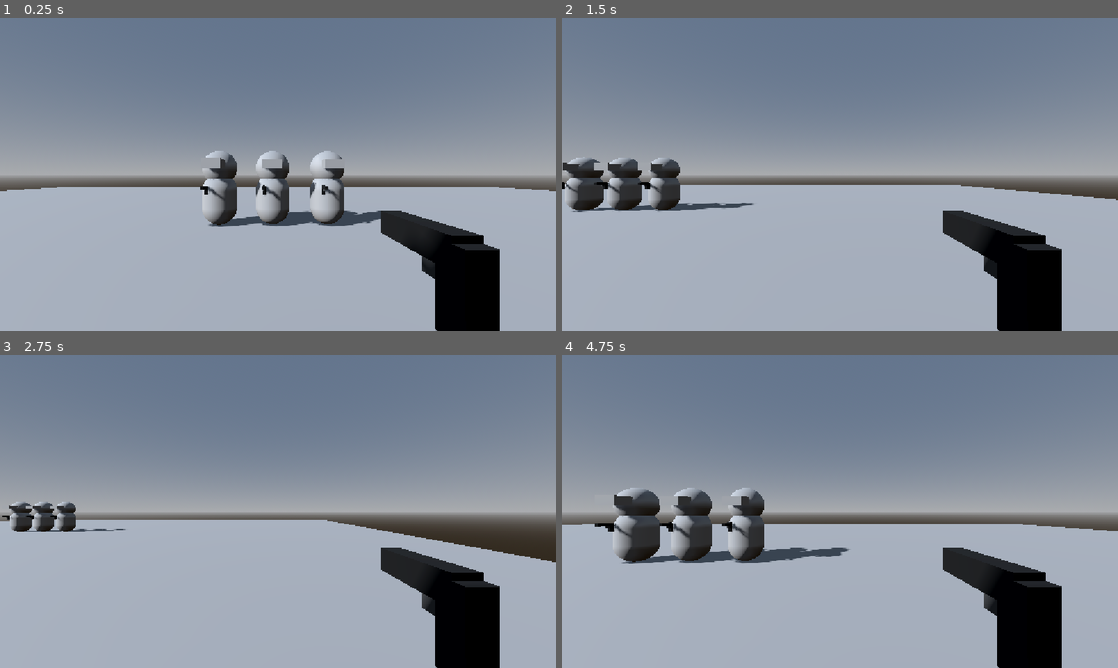
Above: before the commit, frames 1-4 (two rows, left to right).
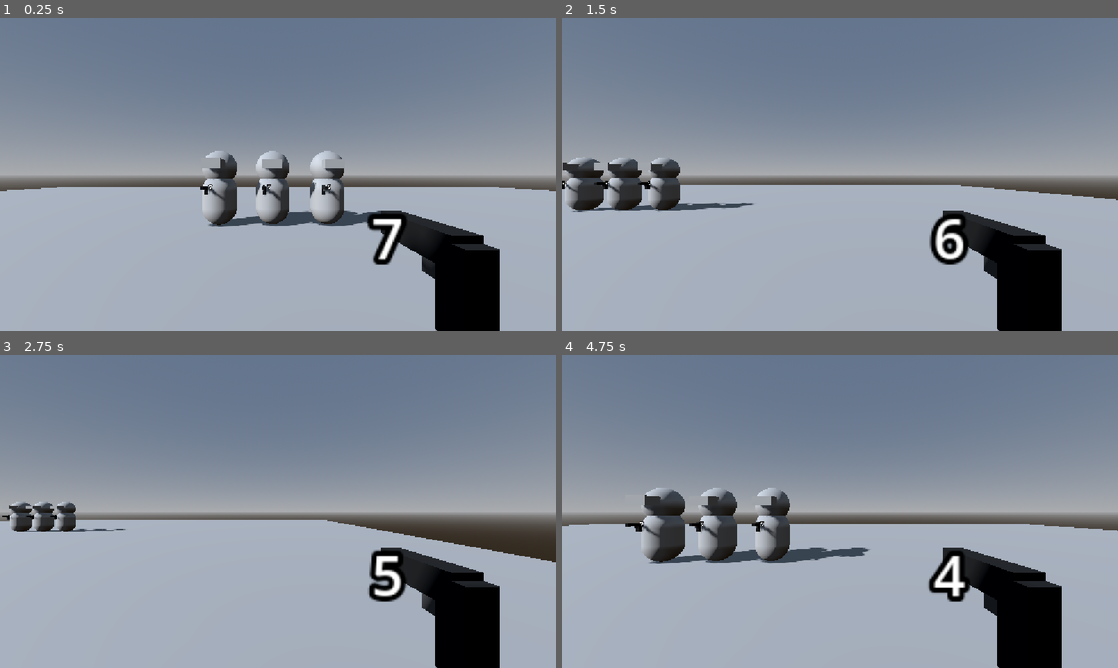
Above: after the commit, the same moments.

Repository: TdoggTH/Barrell-Game
Game: Godot game, scene res://root.tscn
Two runs of this game, one before a commit and one after it. Both use one fixed random seed, a clock stepped at 60 frames per second and the inputs below.
Inputs (mouse positions are in pixels of both pictures, inside the frame that each line leads up to):
- Up to frame 1 (0.25 s): no input
- Up to frame 2 (1.5 s): tap Enter at 0.5 s; move the mouse to (962, 158) at 0.52 s; press the mouse at (962, 158) at 0.53 s; hold D (move_right) 0.53-1.28 s; move the mouse to (728, 190) at 1.27 s; release the mouse at (728, 190) at 1.28 s; hold S (move_back) from 1.28 s (still down); click (728, 190) at 1.35 s
- Up to frame 3 (2.75 s): move the mouse to (333, 442) at 2.02 s; release S (move_back) at 2.03 s; press the mouse at (333, 442) at 2.03 s; hold D (move_right) from 2.03 s (still down)
- Up to frame 4 (4.75 s): move the mouse to (812, 574) at 2.77 s; release D (move_right) at 2.78 s; release the mouse at (812, 574) at 2.78 s; hold W (move_forward) 2.78-3.53 s; click (812, 574) at 2.85 s; move the mouse to (1006, 558) at 3.52 s; press the mouse at (1006, 558) at 3.53 s; hold A (move_left) from 3.53 s (still down); tap R (reload) at 4.15 s; move the mouse to (673, 464) at 4.27 s; release the mouse at (673, 464) at 4.28 s; click (673, 464) at 4.35 s

The runs differ from the first frame. In frame 1, 0.7% of the frame differs, in the area x 37-73%, y 53-79%; in frame 2, 0.9%; in frame 3, 0.9%; in frame 4, 7.6%, in the area x 0-100%, y 42-82%.
Error before the commit: Invalid call. Nonexistent function 'reload' in base 'Node3D (gun.gd)'. (res://Player/player.gd:19)

Commit message:
got most of the gun done, need to get damage done

Diff:
--- a/game-files/Enemies/basic-enemy.tscn
+++ b/game-files/Enemies/BasicEnemy.tscn
@@ -1,7 +1,7 @@
 [gd_scene format=3 uid="uid://b1m0h02g35vjy"]
 
-[ext_resource type="Script" uid="uid://bfwbfo5tnipio" path="res://Enemies/enemy-behaviour.gd" id="1_naotq"]
-[ext_resource type="PackedScene" uid="uid://cssrijsjd66mp" path="res://Entities/gun.tscn" id="2_rwafm"]
+[ext_resource type="Script" uid="uid://bfwbfo5tnipio" path="res://Enemies/EnemyBehaviour.gd" id="1_naotq"]
+[ext_resource type="PackedScene" uid="uid://cssrijsjd66mp" path="res://Entities/Gun.tscn" id="2_rwafm"]
 
 [sub_resource type="SphereShape3D" id="SphereShape3D_pakj4"]
 
--- a/game-files/Entities/gun.gd
+++ b/game-files/Entities/gun.gd
@@ -2,9 +2,13 @@
 
 @export var shooting: Node3D
 @export var shootingTimer: Timer
+@export var reloadTimer: Timer
+
+@export var ammoCounter: Label3D
 
 #How big the gun's mag size is
 @export var magazineSize: int
+var currentMag: int
 
 #How many bullets the gun shoots per minute
 @export var fireRate: int
@@ -17,7 +21,13 @@
 func _ready() -> void:
 
 	shooting.magazineSize = magazineSize
+	currentMag = magazineSize
 
+	ammoCounter.text = String.num_int64(currentMag)
+
+	print(shooting.magazineSize)
+
+	#Should have this inside of Shooting node, but because we only have 1 gun it gets a pass
 	var shotsPerSecond: int = fireRate / 60
 
 	shootingTimer.wait_time = shotsPerSecond
@@ -26,12 +36,21 @@
 	#reloads the weapon according to the specified previously specified initialisations
 	shooting.reload()
 
+func _process(delta: float) -> void:
+	ammoCounter.text = String.num_int64(currentMag)
+
 func shoot():
-	if shootingTimer.is_stopped() == true:
+	if shootingTimer.is_stopped() and currentMag > 0 and reloadTimer.time_left == 0:
+		currentMag -= 1
+
+		print(currentMag)
 		if shooting.shoot():
 			emit_signal("shot_someone", damage)
 		shootingTimer.start()
 
-# Called every frame. 'delta' is the elapsed time since the previous frame.
-func _process(_delta: float) -> void:
-	pass
+func reload() -> void:
+	reloadTimer.start()
+
+
+func _on_reload_timer_timeout() -> void:
+	currentMag = magazineSize
--- a/game-files/Entities/gun.tscn
+++ b/game-files/Entities/gun.tscn
@@ -1,7 +1,7 @@
 [gd_scene format=3 uid="uid://cssrijsjd66mp"]
 
-[ext_resource type="Script" uid="uid://c4yefgu2qku35" path="res://Entities/gun.gd" id="1_vk1bi"]
-[ext_resource type="Script" uid="uid://c73iu0rvjlejs" path="res://Entities/shooting.gd" id="2_c8w1f"]
+[ext_resource type="Script" uid="uid://c4yefgu2qku35" path="res://Entities/Gun.gd" id="1_wcyxf"]
+[ext_resource type="Script" uid="uid://c73iu0rvjlejs" path="res://Entities/Shooting.gd" id="2_wcyxf"]
 
 [sub_resource type="StandardMaterial3D" id="StandardMaterial3D_dncql"]
 albedo_color = Color(0.24405202, 0.24405205, 0.24405202, 1)
@@ -29,36 +29,54 @@
 material = SubResource("StandardMaterial3D_2hvgc")
 size = Vector3(0.075, 0.285, 0.3)
 
-[node name="gun" type="Node3D" unique_id=312965893 node_paths=PackedStringArray("shooting", "shootingTimer")]
-script = ExtResource("1_vk1bi")
-shooting = NodePath("shooting")
-shootingTimer = NodePath("shooting-timer")
+[node name="Gun" type="Node3D" unique_id=312965893 node_paths=PackedStringArray("shooting", "shootingTimer", "reloadTimer", "ammoCounter")]
+script = ExtResource("1_wcyxf")
+shooting = NodePath("Shooting")
+shootingTimer = NodePath("ShootingTimer")
+reloadTimer = NodePath("ReloadTimer")
+ammoCounter = NodePath("AmmoCounter")
 magazineSize = 7
 fireRate = 60
 damage = 10
 
-[node name="shape" type="Node3D" parent="." unique_id=1280421412]
+[node name="Shape" type="Node3D" parent="." unique_id=1280421412]
 
-[node name="trigger" type="MeshInstance3D" parent="shape" unique_id=847657781]
+[node name="Trigger" type="MeshInstance3D" parent="Shape" unique_id=847657781]
 transform = Transform3D(1, 0, 0, 0, 1, 0, 0, 0, 1, 0, 0.026928037, -0.038685672)
 mesh = SubResource("BoxMesh_r8ywq")
 
-[node name="barrel" type="MeshInstance3D" parent="shape" unique_id=1032726538]
+[node name="Barrel" type="MeshInstance3D" parent="Shape" unique_id=1032726538]
 transform = Transform3D(1, 0, 0, 0, 1, 0, 0, 0, 1, 0, 0.09871919, 0.054521754)
 mesh = SubResource("BoxMesh_vk1bi")
 
-[node name="handle" type="MeshInstance3D" parent="shape" unique_id=1095972721]
+[node name="Handle" type="MeshInstance3D" parent="Shape" unique_id=1095972721]
 transform = Transform3D(1, 0, 0, 0, 0.00517469, 0.9999867, 0, -0.9999867, 0.00517469, 0, 0.0022631, -0.10604401)
 mesh = SubResource("BoxMesh_pakj4")
 
-[node name="limit" type="MeshInstance3D" parent="shape" unique_id=336978738]
+[node name="Limit" type="MeshInstance3D" parent="Shape" unique_id=336978738]
 mesh = SubResource("BoxMesh_7pw6a")
 
-[node name="bullet-position" type="Marker3D" parent="." unique_id=1092734094]
+[node name="Shooting" type="Node3D" parent="." unique_id=2041790855 node_paths=PackedStringArray("shot")]
+script = ExtResource("2_wcyxf")
+shot = NodePath("RayCast3D")
+
+[node name="BulletPosition" type="Marker3D" parent="Shooting" unique_id=1092734094]
 transform = Transform3D(1, 0, 0, 0, 1, 0, 0, 0, 1, 0, 0.09931931, 0.22757703)
 
-[node name="shooting" type="Node3D" parent="." unique_id=2041790855]
-script = ExtResource("2_c8w1f")
+[node name="RayCast3D" type="RayCast3D" parent="Shooting" unique_id=786059274]
+transform = Transform3D(1, 0, 0, 0, 1, 0, 0, 0, 1, 0, 0.09931931, 0.22757703)
+target_position = Vector3(0, 0, 30)
 
-[node name="shooting-timer" type="Timer" parent="." unique_id=217150568]
+[node name="ShootingTimer" type="Timer" parent="." unique_id=217150568]
+wait_time = 0.5
 one_shot = true
+
+[node name="ReloadTimer" type="Timer" parent="." unique_id=43789963]
+wait_time = 0.7
+one_shot = true
+
+[node name="AmmoCounter" type="Label3D" parent="." unique_id=1305123187]
+transform = Transform3D(-1.0000001, 0, -8.7422784e-08, 0, 1, 0, 8.7422784e-08, 0, -1.0000001, 0.142629, 0.109928034, -0.01999931)
+text = "1"
+
+[connection signal="timeout" from="ReloadTimer" to="." method="_on_reload_timer_timeout"]
--- a/game-files/Entities/shooting.gd
+++ b/game-files/Entities/shooting.gd
@@ -4,23 +4,22 @@
 var fireRate: int
 
 
+@export var shot: RayCast3D
+
 # Called when the node enters the scene tree for the first time.
 func _ready() -> void:
 	print()
-	reload()
 
-# Called every frame. 'delta' is the elapsed time since the previous frame.
-func _process(_delta: float) -> void:
-
-	if Input.is_action_pressed("reload"):
-		#might need to check if reloading is neccessary, like a if ammo != max_ammo
-		reload()
-
-func shoot() -> bool:
+func shoot() -> CharacterBody3D:
 	#Create a ray that comes from a variable(? not created yet) and if the ray intersects with an enemy, return true so the parent method can determine the amount of damage done
 	#return false if no intersection
 	print("shooting from shooting.gd")
-	return true
+	var hit = shot.get_collider()
+	if hit:
+		print("i hit ", hit)
+	return hit
+	#if hit:
+		#hit.
 
 
 ## Reload function spawns all the bullets in the magazine in an invisible state ready to be used
--- a/game-files/Player/Player.tscn
+++ b/game-files/Player/Player.tscn
@@ -1,7 +1,7 @@
 [gd_scene format=3 uid="uid://dl3la0wp7vcuv"]
 
-[ext_resource type="Script" uid="uid://b6u18a0wy2e4q" path="res://Player/player.gd" id="1_xhfnw"]
-[ext_resource type="PackedScene" uid="uid://cssrijsjd66mp" path="res://Entities/gun.tscn" id="2_kpjcp"]
+[ext_resource type="Script" uid="uid://b6u18a0wy2e4q" path="res://Player/Player.gd" id="1_xhfnw"]
+[ext_resource type="PackedScene" uid="uid://cssrijsjd66mp" path="res://Entities/Gun.tscn" id="2_kpjcp"]
 
 [sub_resource type="CapsuleShape3D" id="CapsuleShape3D_pakj4"]
 
--- a/game-files/Player/player.gd
+++ b/game-files/Player/player.gd
@@ -47,3 +47,8 @@
 	# Moving the Character
 	velocity = target_velocity
 	move_and_slide()
+
+	if Input.is_action_pressed("shoot"):
+		gun.shoot()
+	if Input.is_action_pressed("reload"):
+		gun.reload()
--- a/game-files/root.tscn
+++ b/game-files/root.tscn
@@ -1,8 +1,8 @@
 [gd_scene format=3 uid="uid://du7t2tc48rfv"]
 
-[ext_resource type="PackedScene" uid="uid://chmdt3hsowt37" path="res://World/generic-floor.tscn" id="1_pyidc"]
-[ext_resource type="PackedScene" uid="uid://b1m0h02g35vjy" path="res://Enemies/basic-enemy.tscn" id="2_pyidc"]
-[ext_resource type="PackedScene" uid="uid://dl3la0wp7vcuv" path="res://Player/Player.tscn" id="3_vvh5c"]
+[ext_resource type="PackedScene" uid="uid://dl3la0wp7vcuv" path="res://Player/Player.tscn" id="1_170dk"]
+[ext_resource type="PackedScene" uid="uid://b1m0h02g35vjy" path="res://Enemies/BasicEnemy.tscn" id="2_cwqeq"]
+[ext_resource type="PackedScene" uid="uid://chmdt3hsowt37" path="res://World/GenericFloor.tscn" id="3_3ipfy"]
 
 [sub_resource type="ProceduralSkyMaterial" id="ProceduralSkyMaterial_vvh5c"]
 sky_horizon_color = Color(0.66224277, 0.6717428, 0.6867428, 1)
@@ -38,18 +38,18 @@
 
 [node name="Enemies" type="Node3D" parent="World" unique_id=1308334295]
 
-[node name="basic-enemy3" parent="World/Enemies" unique_id=1391856522 instance=ExtResource("2_pyidc")]
+[node name="basic-enemy3" parent="World/Enemies" unique_id=1391856522 instance=ExtResource("2_cwqeq")]
 transform = Transform3D(1.2, 0, 0, 0, 1.2, 0, 0, 0, 1.2, -2.0685086, 0.90000004, -7.269794)
 
-[node name="basic-enemy" parent="World/Enemies" unique_id=362026838 instance=ExtResource("2_pyidc")]
+[node name="basic-enemy" parent="World/Enemies" unique_id=362026838 instance=ExtResource("2_cwqeq")]
 transform = Transform3D(1.2, 0, 0, 0, 1.2, 0, 0, 0, 1.2, -0.19171667, 0.90000004, -7.358869)
 
-[node name="basic-enemy2" parent="World/Enemies" unique_id=1137367293 instance=ExtResource("2_pyidc")]
+[node name="basic-enemy2" parent="World/Enemies" unique_id=1137367293 instance=ExtResource("2_cwqeq")]
 transform = Transform3D(1.2, 0, 0, 0, 1.2, 0, 0, 0, 1.2, 1.7674203, 0.90000004, -7.3569474)
 
 [node name="LevelDesign" type="Node3D" parent="World" unique_id=1666064898]
 
-[node name="ground" parent="World/LevelDesign" unique_id=37099076 instance=ExtResource("1_pyidc")]
+[node name="ground" parent="World/LevelDesign" unique_id=37099076 instance=ExtResource("3_3ipfy")]
 transform = Transform3D(1, 0, 0, 0, 1, 0, 0, 0, 1, 0, -1, 0)
 metadata/_edit_lock_ = true
 
Renamed: game-files/Enemies/enemy-behaviour.gd -> game-files/Enemies/EnemyBehaviour.gd
Renamed: game-files/Enemies/enemy-behaviour.gd.uid -> game-files/Enemies/EnemyBehaviour.gd.uid
Renamed: game-files/World/generic-floor.tscn -> game-files/World/GenericFloor.tscn
Not shown: 1 places in game-files/root.tscn that only renumber resources
